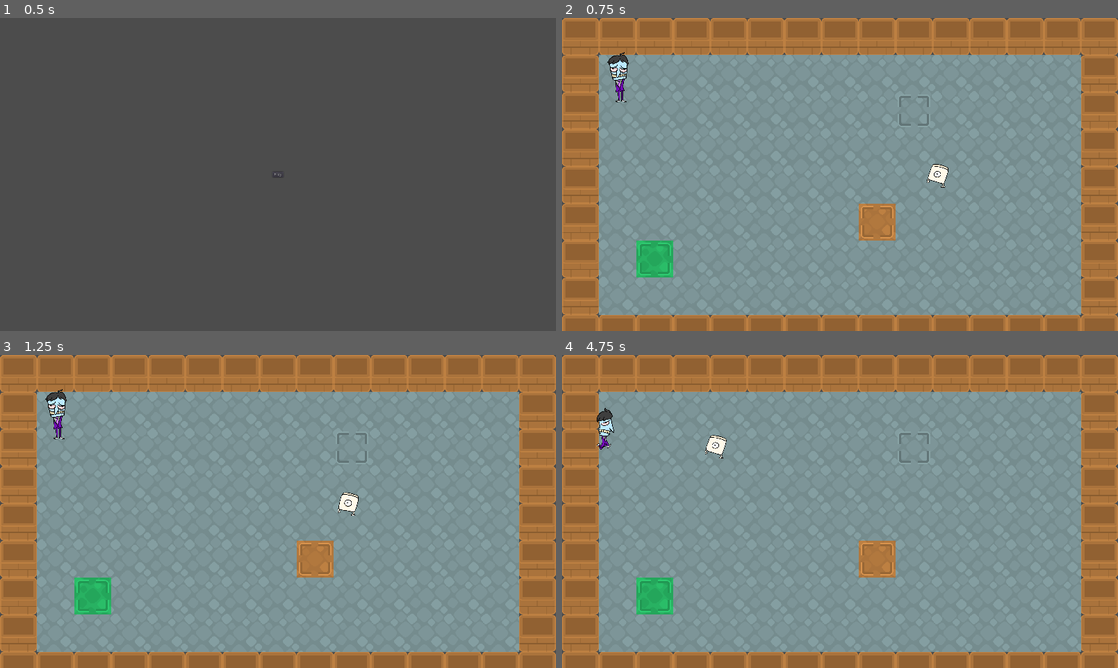
Above: before the commit, frames 1-4 (two rows, left to right).
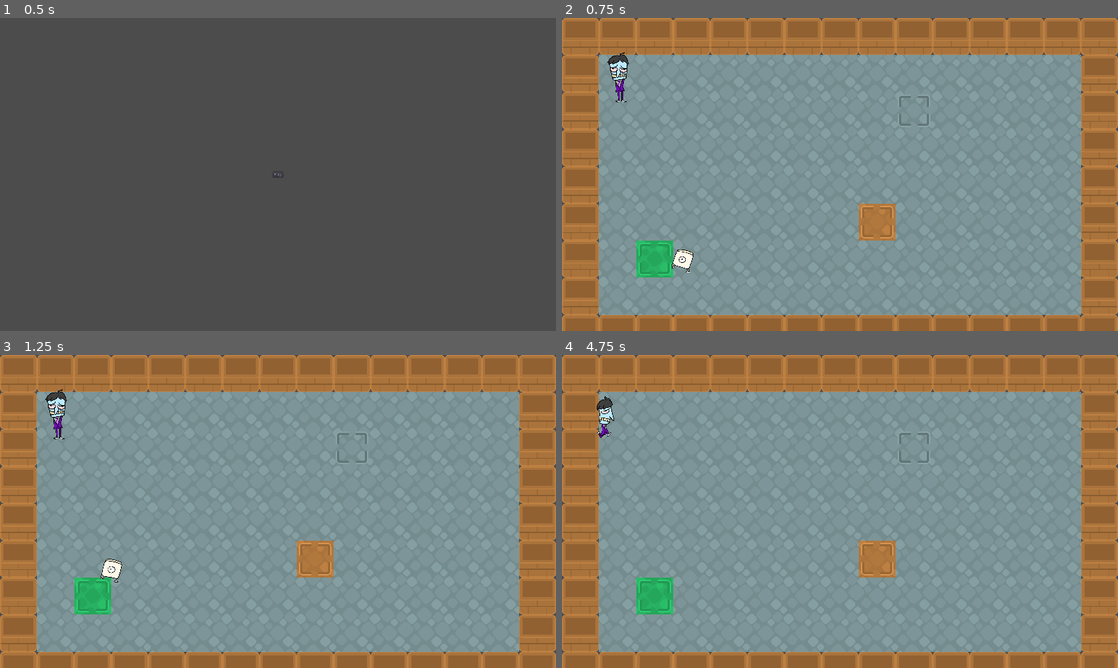
Above: after the commit, the same moments.

Repository: TheSeahorse/GMTK2022
Game: Godot game, scene res://Main.tscn
The game is run twice, just before and just after one commit, with the same random seed, the same clock (stepped at 60 frames per second) and the same inputs.
Inputs (mouse positions are in pixels of both pictures, inside the frame that each line leads up to):
- Up to frame 1 (0.5 s): no input
- Up to frame 2 (0.75 s): click "Play" at 0.5 s
- Up to frame 3 (1.25 s): no input
- Up to frame 4 (4.75 s): move the mouse to (812, 574) at 1.27 s; hold Right mouse button (attack) 1.28-2.03 s; hold W (move_up) 1.28-2.78 s; move the mouse to (1006, 558) at 2.02 s; right-click (1006, 558) at 2.1 s; move the mouse to (673, 464) at 2.77 s; hold Right mouse button (attack) 2.78-3.53 s; hold A (move_left) 2.78-4.28 s; move the mouse to (867, 511) at 3.52 s; right-click (867, 511) at 3.6 s; move the mouse to (756, 433) at 4.27 s; hold S (move_down) from 4.28 s (still down); hold Right mouse button (attack) from 4.28 s (still down)

Frame 1 is identical in both runs. In frame 2, 0.4% of the frame differs, in the area x 19-70%, y 46-82%; in frame 3, 0.4%; in frame 4, 0.5%, in the area x 6-30%, y 13-34%.

Commit message:
Add second enemy

Diff:
--- /dev/null
+++ b/Enemy2.gd
@@ -0,0 +1,31 @@
+extends KinematicBody2D
+
+onready var Projectile = preload("res://Enemy2Projectile.tscn")
+
+var move_target: KinematicBody2D
+var speed = 50
+
+func _ready():
+    $AnimatedSprite.play()
+
+
+func _process(_delta):
+    var velocity = position.direction_to(move_target.position) * speed
+    velocity = move_and_slide(velocity)
+
+func set_move_target(target: KinematicBody2D):
+    move_target = target
+
+func attack():
+    var p = Projectile.instance()
+    var direction = position.direction_to(move_target.position)
+    p.set_direction(direction)
+    p.position = position
+    get_parent().add_child(p)
+
+
+func _on_AttackTimer_timeout():
+    attack()
+
+func die():
+    self.queue_free()
--- /dev/null
+++ b/Enemy2.tscn
@@ -0,0 +1,66 @@
+[gd_scene load_steps=13 format=2]
+
+[ext_resource path="res://assets/enemy1.png" type="Texture" id=1]
+[ext_resource path="res://Enemy2.gd" type="Script" id=2]
+
+[sub_resource type="AtlasTexture" id=2]
+atlas = ExtResource( 1 )
+region = Rect2( 0, 0, 402, 517 )
+
+[sub_resource type="AtlasTexture" id=3]
+atlas = ExtResource( 1 )
+region = Rect2( 0, 517, 402, 517 )
+
+[sub_resource type="AtlasTexture" id=4]
+atlas = ExtResource( 1 )
+region = Rect2( 0, 1034, 402, 517 )
+
+[sub_resource type="AtlasTexture" id=5]
+atlas = ExtResource( 1 )
+region = Rect2( 0, 1551, 402, 517 )
+
+[sub_resource type="AtlasTexture" id=6]
+atlas = ExtResource( 1 )
+region = Rect2( 0, 2068, 402, 517 )
+
+[sub_resource type="AtlasTexture" id=7]
+atlas = ExtResource( 1 )
+region = Rect2( 0, 2585, 402, 517 )
+
+[sub_resource type="AtlasTexture" id=8]
+atlas = ExtResource( 1 )
+region = Rect2( 0, 3102, 402, 517 )
+
+[sub_resource type="AtlasTexture" id=9]
+atlas = ExtResource( 1 )
+region = Rect2( 0, 3619, 402, 517 )
+
+[sub_resource type="SpriteFrames" id=10]
+animations = [ {
+"frames": [ SubResource( 2 ), SubResource( 3 ), SubResource( 4 ), SubResource( 5 ), SubResource( 6 ), SubResource( 7 ), SubResource( 8 ), SubResource( 9 ) ],
+"loop": true,
+"name": "default",
+"speed": 14.0
+} ]
+
+[sub_resource type="CircleShape2D" id=11]
+radius = 145.086
+
+[node name="Enemy2" type="KinematicBody2D"]
+scale = Vector2( 0.2, 0.2 )
+collision_layer = 4
+collision_mask = 3
+script = ExtResource( 2 )
+
+[node name="AnimatedSprite" type="AnimatedSprite" parent="."]
+rotation = 3.14159
+frames = SubResource( 10 )
+
+[node name="CollisionShape2D" type="CollisionShape2D" parent="."]
+shape = SubResource( 11 )
+
+[node name="AttackTimer" type="Timer" parent="."]
+wait_time = 2.0
+autostart = true
+
+[connection signal="timeout" from="AttackTimer" to="." method="_on_AttackTimer_timeout"]
--- /dev/null
+++ b/Enemy2Projectile.gd
@@ -0,0 +1,13 @@
+extends KinematicBody2D
+
+var direction: Vector2
+var speed = 600
+
+func _ready():
+    pass # Replace with function body.
+
+func _physics_process(_delta):
+    move_and_slide(direction * speed)
+
+func set_direction(new_direction: Vector2):
+    direction = new_direction
--- /dev/null
+++ b/Enemy2Projectile.tscn
@@ -0,0 +1,24 @@
+[gd_scene load_steps=3 format=2]
+
+[ext_resource path="res://Enemy2Projectile.gd" type="Script" id=1]
+
+[sub_resource type="RectangleShape2D" id=1]
+extents = Vector2( 16, 4 )
+
+[node name="Enemy2Projectile" type="KinematicBody2D"]
+collision_layer = 8
+collision_mask = 0
+script = ExtResource( 1 )
+
+[node name="ColorRect" type="ColorRect" parent="."]
+anchor_left = 0.5
+anchor_top = 0.5
+anchor_right = 0.5
+anchor_bottom = 0.5
+margin_left = -16.0
+margin_top = -4.0
+margin_right = 16.0
+margin_bottom = 4.0
+
+[node name="CollisionShape2D" type="CollisionShape2D" parent="."]
+shape = SubResource( 1 )
--- a/Game.gd
+++ b/Game.gd
@@ -1,6 +1,7 @@
 extends Node2D
 
 onready var Enemy = preload("res://Enemy.tscn")
+onready var Enemy2 = preload("res://Enemy2.tscn")
 onready var Player = preload("res://Player.tscn")
 
 var GAME_HEIGHT = ProjectSettings.get_setting("display/window/size/height")
@@ -20,7 +21,13 @@
 
 
 func add_enemy():
-    var enemy = Enemy.instance()
+    var enemyType = rng.randi_range(0, 1)
+    var enemy
+    if enemyType == 0:
+        enemy = Enemy.instance()
+    if enemyType == 1:
+        enemy = Enemy2.instance()
+
     enemy.position = get_enemy_spawnable_position()
     enemy.set_move_target(player)
     $Enemies.call_deferred("add_child", enemy)
@@ -36,14 +43,18 @@
         return pos
 
 func _player_detected_enemy(body):
-    player.push(body.position.direction_to(player.position))
+    var layer = body.get_collision_layer()
+    if layer == 8: # Projectile
+        body.queue_free()
+    if layer == 4: # Enemy
+        player.push(body.position.direction_to(player.position))
     if player_health > 1:
         player_health -= 1
     else:
         get_tree().change_scene("res://Menu.tscn")
 
 func _process(_delta):
-    print($Enemies.get_child_count())
+    pass
 
 func _on_EnemySpawnTimer_timeout():
     add_enemy()
--- a/Game.tscn
+++ b/Game.tscn
@@ -133,6 +133,7 @@
 [node name="TileMap" type="TileMap" parent="."]
 tile_set = SubResource( 2 )
 cell_size = Vector2( 128, 128 )
+collision_mask = 0
 format = 1
 tile_data = PoolIntArray( 0, 1, 0, 1, 1, 0, 2, 1, 0, 3, 1, 0, 4, 1, 0, 5, 1, 0, 6, 1, 0, 7, 1, 0, 8, 1, 0, 9, 1, 0, 10, …(1722 unchanged characters)…
 
--- a/Player.tscn
+++ b/Player.tscn
@@ -37,6 +37,51 @@
 atlas = ExtResource( 4 )
 region = Rect2( 0, 3210, 402, 642 )
 
+[sub_resource type="AtlasTexture" id=24]
+flags = 4
+atlas = ExtResource( 3 )
+region = Rect2( 0, 0, 402, 642 )
+
+[sub_resource type="AtlasTexture" id=25]
+flags = 4
+atlas = ExtResource( 3 )
+region = Rect2( 0, 642, 402, 642 )
+
+[sub_resource type="AtlasTexture" id=26]
+flags = 4
+atlas = ExtResource( 3 )
+region = Rect2( 0, 1284, 402, 642 )
+
+[sub_resource type="AtlasTexture" id=27]
+flags = 4
+atlas = ExtResource( 3 )
+region = Rect2( 0, 1926, 402, 642 )
+
+[sub_resource type="AtlasTexture" id=28]
+flags = 4
+atlas = ExtResource( 3 )
+region = Rect2( 0, 2568, 402, 642 )
+
+[sub_resource type="AtlasTexture" id=29]
+flags = 4
+atlas = ExtResource( 3 )
+region = Rect2( 0, 3210, 402, 642 )
+
+[sub_resource type="AtlasTexture" id=11]
+flags = 4
+atlas = ExtResource( 1 )
+region = Rect2( 0, 0, 402, 642 )
+
+[sub_resource type="AtlasTexture" id=31]
+flags = 4
+atlas = ExtResource( 4 )
+region = Rect2( 0, 0, 402, 642 )
+
+[sub_resource type="AtlasTexture" id=32]
+flags = 4
+atlas = ExtResource( 5 )
+region = Rect2( 0, 0, 402, 642 )
+
 [sub_resource type="AtlasTexture" id=18]
 flags = 4
 atlas = ExtResource( 5 )
@@ -67,36 +112,6 @@
 atlas = ExtResource( 5 )
 region = Rect2( 0, 3210, 402, 642 )
 
-[sub_resource type="AtlasTexture" id=24]
-flags = 4
-atlas = ExtResource( 3 )
-region = Rect2( 0, 0, 402, 642 )
-
-[sub_resource type="AtlasTexture" id=25]
-flags = 4
-atlas = ExtResource( 3 )
-region = Rect2( 0, 642, 402, 642 )
-
-[sub_resource type="AtlasTexture" id=26]
-flags = 4
-atlas = ExtResource( 3 )
-region = Rect2( 0, 1284, 402, 642 )
-
-[sub_resource type="AtlasTexture" id=27]
-flags = 4
-atlas = ExtResource( 3 )
-region = Rect2( 0, 1926, 402, 642 )
-
-[sub_resource type="AtlasTexture" id=28]
-flags = 4
-atlas = ExtResource( 3 )
-region = Rect2( 0, 2568, 402, 642 )
-
-[sub_resource type="AtlasTexture" id=29]
-flags = 4
-atlas = ExtResource( 3 )
-region = Rect2( 0, 3210, 402, 642 )
-
 [sub_resource type="AtlasTexture" id=30]
 flags = 4
 atlas = ExtResource( 3 )
@@ -131,21 +146,6 @@
 flags = 4
 atlas = ExtResource( 1 )
 region = Rect2( 0, 3210, 402, 642 )
-
-[sub_resource type="AtlasTexture" id=31]
-flags = 4
-atlas = ExtResource( 4 )
-region = Rect2( 0, 0, 402, 642 )
-
-[sub_resource type="AtlasTexture" id=32]
-flags = 4
-atlas = ExtResource( 5 )
-region = Rect2( 0, 0, 402, 642 )
-
-[sub_resource type="AtlasTexture" id=11]
-flags = 4
-atlas = ExtResource( 1 )
-region = Rect2( 0, 0, 402, 642 )
 
 [sub_resource type="SpriteFrames" id=9]
 animations = [ {
@@ -154,16 +154,31 @@
 "name": "move_left",
 "speed": 12.0
 }, {
+"frames": [ SubResource( 24 ), SubResource( 25 ), SubResource( 26 ), SubResource( 27 ), SubResource( 28 ), SubResource( 29 ) ],
+"loop": true,
+"name": "move_right",
+"speed": 12.0
+}, {
+"frames": [ SubResource( 11 ) ],
+"loop": true,
+"name": "idle_down",
+"speed": 5.0
+}, {
+"frames": [ SubResource( 31 ) ],
+"loop": true,
+"name": "idle_left",
+"speed": 5.0
+}, {
+"frames": [ SubResource( 32 ) ],
+"loop": true,
+"name": "idle_up",
+"speed": 5.0
+}, {
 "frames": [ SubResource( 18 ), SubResource( 19 ), SubResource( 20 ), SubResource( 21 ), SubResource( 22 ), SubResource( 23 ) ],
 "loop": true,
 "name": "move_up",
 "speed": 12.0
 }, {
-"frames": [ SubResource( 24 ), SubResource( 25 ), SubResource( 26 ), SubResource( 27 ), SubResource( 28 ), SubResource( 29 ) ],
-"loop": true,
-"name": "move_right",
-"speed": 12.0
-}, {
 "frames": [ SubResource( 30 ) ],
 "loop": true,
 "name": "idle_right",
@@ -173,21 +188,6 @@
 "loop": true,
 "name": "move_down",
 "speed": 12.0
-}, {
-"frames": [ SubResource( 31 ) ],
-"loop": true,
-"name": "idle_left",
-"speed": 5.0
-}, {
-"frames": [ SubResource( 32 ) ],
-"loop": true,
-"name": "idle_up",
-"speed": 5.0
-}, {
-"frames": [ SubResource( 11 ) ],
-"loop": true,
-"name": "idle_down",
-"speed": 5.0
 } ]
 
 [sub_resource type="CapsuleShape2D" id=10]
@@ -200,21 +200,20 @@
 
 [node name="Player" type="KinematicBody2D"]
 collision_layer = 2
-collision_mask = 13
+collision_mask = 5
 script = ExtResource( 2 )
 
 [node name="Sprite" type="AnimatedSprite" parent="."]
 scale = Vector2( 0.299751, 0.299751 )
 frames = SubResource( 9 )
 animation = "idle_down"
-playing = true
 
 [node name="CollisionShape2D" type="CollisionShape2D" parent="."]
 shape = SubResource( 10 )
 
 [node name="EnemyDetector" type="Area2D" parent="."]
 collision_layer = 0
-collision_mask = 4
+collision_mask = 12
 
 [node name="EnemyDetectorShape" type="CollisionShape2D" parent="EnemyDetector"]
 shape = SubResource( 33 )
